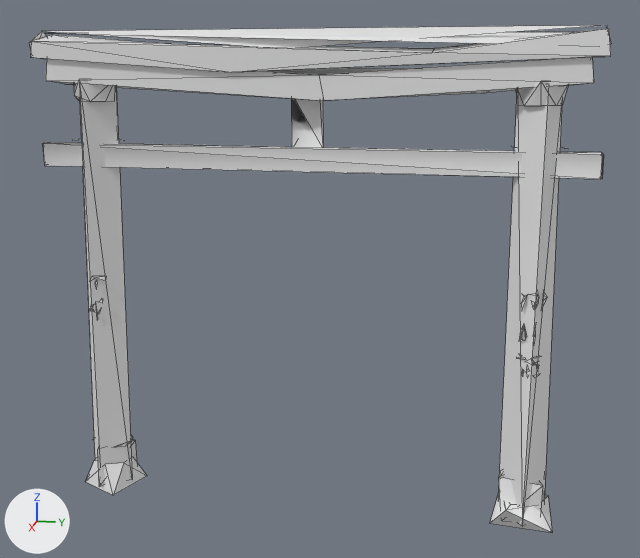
The glTF model game/assets/props/SM_Torii_Small.glb as it was, and as the next commit left it.
Both versions are drawn from a 50 mm camera at (6.79, 1.45, 3.59) aimed at (-0.04, 0.09, 1.89). Lighting does not change. The marker at lower left points along +X, +Y and +Z. The first picture is the older version. Mesh edges are drawn as thin lines. Vertices at exactly the same position are counted once.

In view in the first picture: 'SM_Torii_Small'.
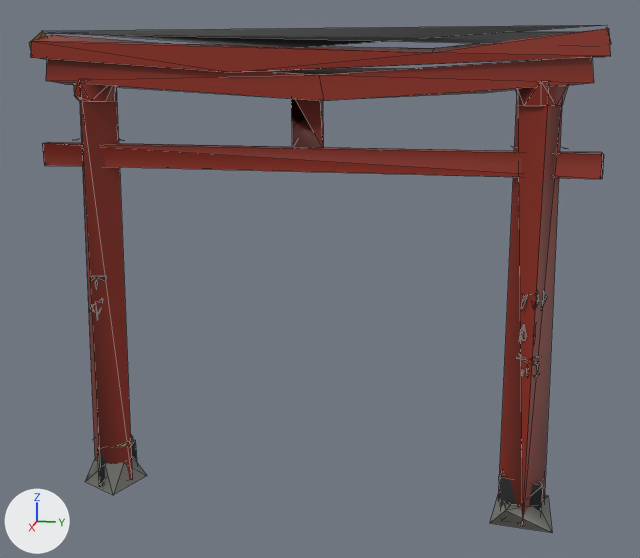
Where the change shows, as pixel boxes [x1, y1, x2, y2] in the pictures (640 x 558 px):
'SM_Torii_Small', recoloured (darker): [29, 25, 611, 533] in both

Edits to the bpy script that builds the scene:
```text
Change mat_x_prop:
    add n2 = _N.new('ShaderNodeMix'); n2.name = 'Mix'
    add n2.data_type = 'RGBA'
    add n2.blend_type = 'MULTIPLY'
    add n2.inputs[0].default_value = 1.0  # 'Factor'
    add n2.inputs[7].default_value = (0.8, 0.8, 0.8, 1.0)  # 'B', white #e7e7e7
    add n3 = _N.new('ShaderNodeVertexColor'); n3.name = 'Color Attribute'
    where n0 = _N.new('ShaderNodeBsdfPrincipled'); n0.name = 'Principled BSDF'
    add _L.new(n2.outputs[2], n0.inputs[0])  # 'Result' to 'Base Color'
    add _L.new(n3.outputs[0], n2.inputs[6])  # 'Color' to 'A'
Change me_sm_torii_small_001:
    where me_sm_torii_small_001.from_pydata(...)  # 265 vertices, 249 faces; spans x -0.3..0.26, y -2.2..2.2, z -0.05..3.84
    used by ob_sm_torii_small; location = (0.0, 0.0, 0.0)
    me_sm_torii_small_001 part 1: vertex colours changed
```
